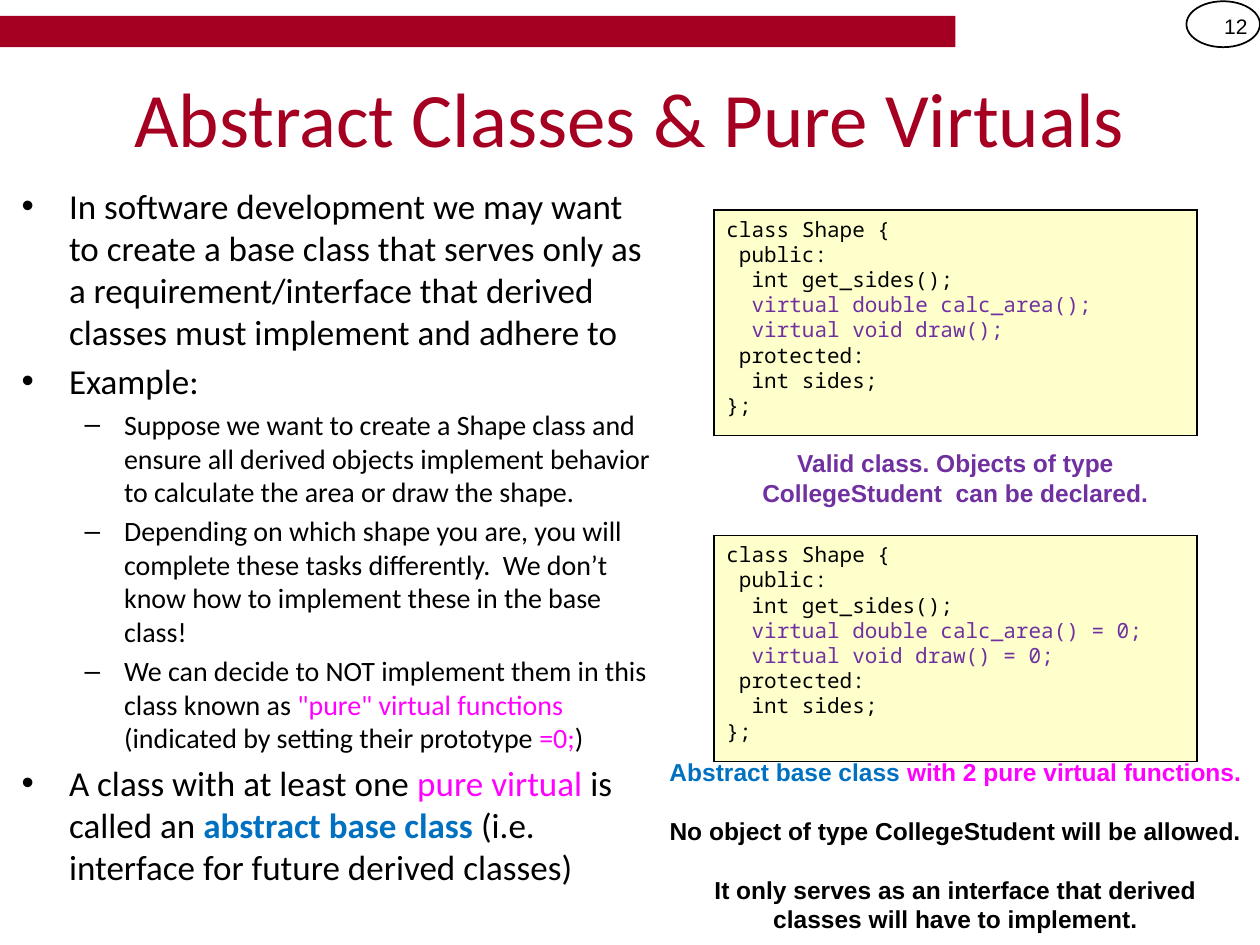
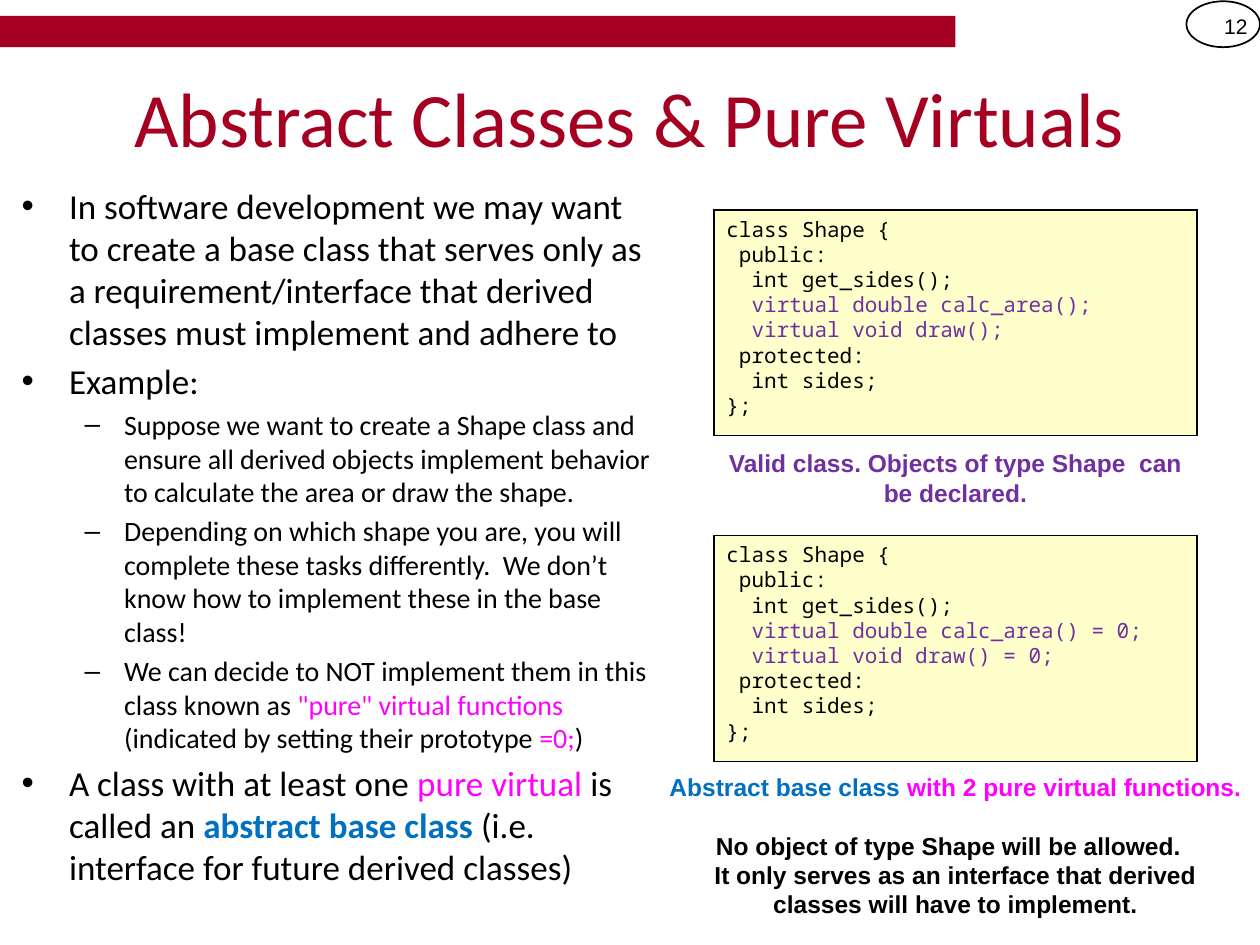
Before and after one commit to csci104/site, a slide deck: slide 12 of schedule/notes/5-Polymorphism.pptx. Drawn at 1260x945 pixels with LibreOffice and Linux fonts; fonts in the diff are those of the drawing; background and template pictures are left out. Boxes give left, top, right and bottom in pixels: in the first picture for what was removed or moved away, otherwise in the second. Text is boxed around its words. In the diff, an @@ line names an element or a change of style, - is before the commit and + after.

```diff
--- a/schedule/notes/5-Polymorphism.pptx
+++ b/schedule/notes/5-Polymorphism.pptx
@@ text at box(729, 454, 1181, 503): text changed @@
-Valid class. Objects of type CollegeStudent can be declared.
+Valid class. Objects of type Shape can be declared.
@@ text at box(714, 837, 1195, 918): text changed @@
-No object of type CollegeStudent will be allowed.
-It only serves as an interface that derived classes will have to implement.
+No object of type Shape will be allowed.
+It only serves as an interface that derived classes will have to implement.
```
Also in this commit, not shown: 6 other slides changed.
